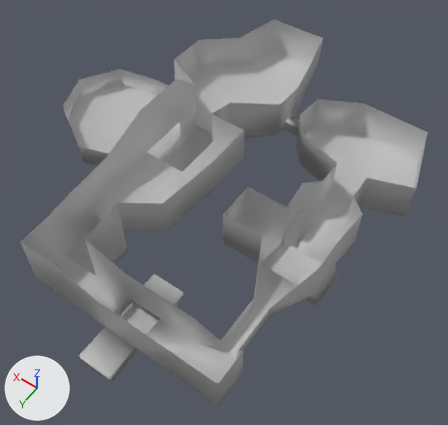
What one commit did to the FBX model UnityGame/Brainz/Assets/Maya Imports/FirstLevel.fbx.
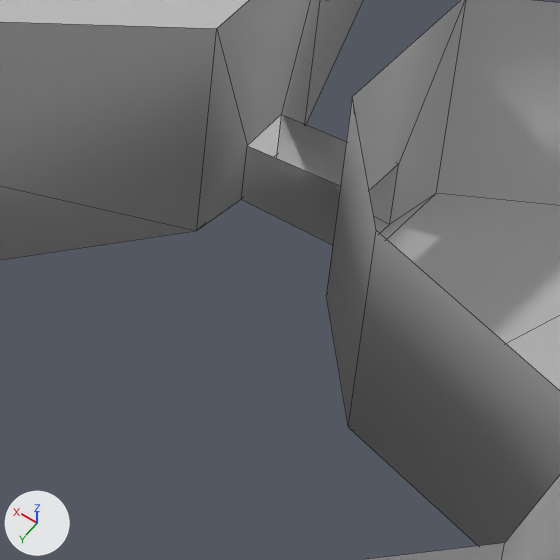
Old and new are each drawn whole from a camera (50 mm lens) standing at (-0.1835, 0.3132, 0.4461) and looking at (0.0227, 0.0245, -0.0075) and again close up on the part from 55% to 74% of the width and 24% to 43% of the height. Lighting does not change. The marker at lower left points along +X, +Y and +Z. The close-ups show mesh edges as thin lines. Where no turn or scale is listed for an object, it has been applied to the vertices.

The first close-up shows 'Level1'.
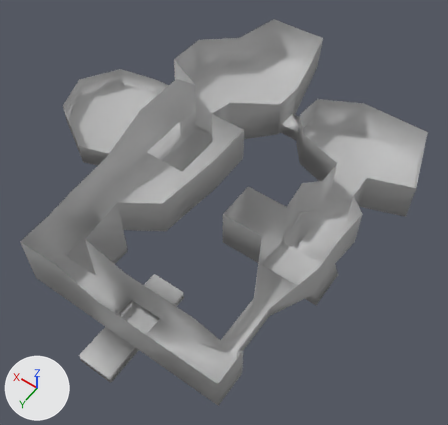
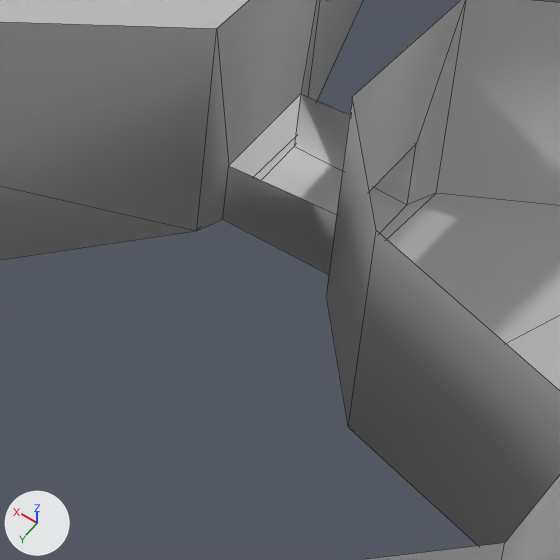
Boxes (x1, y1, x2, y2) around the edits, measured in the close-ups (560 x 560 px; the box of a moved part takes in the faces that stretch with it):
part 1 of me_mesh, moved or reshaped: before (197, 0, 466, 245); after (197, 0, 466, 274)
part 2 of me_mesh, shading changed: (0, 0, 560, 560) in both

The change in detail:
me_mesh has 181 vertices, 159 faces and spans x -0.118..0.233, y -0.197..0.208, z -0.035..0.076.
me_mesh is used by ob_level1; location (0.0, 0.0, 0.0).
Part 1, on me_mesh:
Vertex 173 of me_mesh moves from (0.031, -0.101, 0.011) at pixel (281, 114) to (0.031, -0.107, 0.011) at pixel (300, 93).
Vertex 174 of me_mesh moves from (0.031, -0.101, 0.001) to (0.031, -0.107, 0.001) at pixel (294, 146).
Vertex 175 of me_mesh moves from (0.032, -0.092, 0.001) at pixel (241, 199) to (0.032, -0.087, 0.001) at pixel (222, 219).
Vertex 176 of me_mesh moves from (0.032, -0.093, 0.012) at pixel (247, 145) to (0.032, -0.087, 0.012) at pixel (228, 165).
Vertex 177 of me_mesh moves from (0.011, -0.092, 0.013) to (0.011, -0.087, 0.013).
Vertex 178 of me_mesh moves from (0.011, -0.092, 0.0) to (0.011, -0.087, 0.0).
Vertex 179 of me_mesh moves from (0.011, -0.101, 0.0) at pixel (389, 224) to (0.011, -0.106, 0.0) at pixel (407, 204).
Vertex 180 of me_mesh moves from (0.011, -0.101, 0.013) at pixel (398, 163) to (0.011, -0.106, 0.013) at pixel (416, 143).
me_mesh part 2: edges marked sharp go from 0 to 68.
